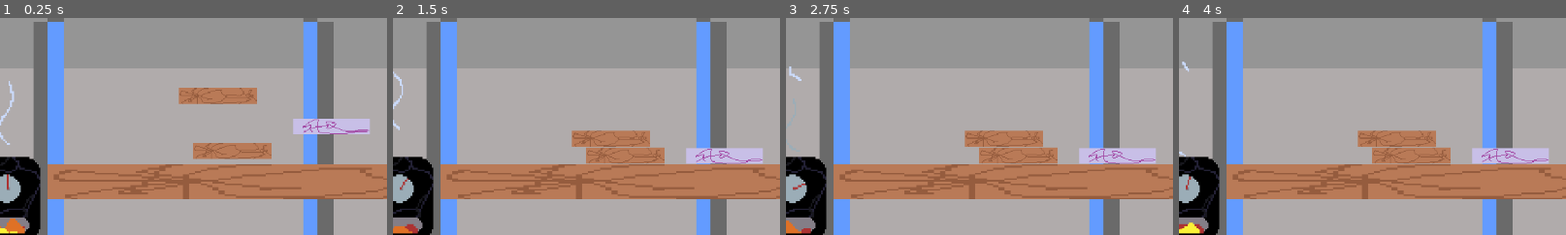
Above: before the commit, frames 1-4 (left to right).
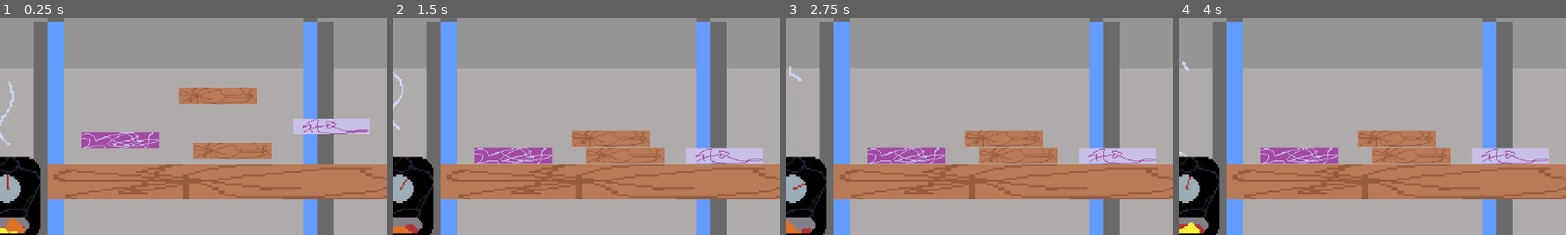
Above: after the commit, the same moments.

Repository: lganic/IEEE-GameJam-2026
Game: Godot game, scene res://scenes/grillscene.tscn
Same seed, same stepped clock (60 frames per second), same inputs: the game is played once before the commit and once after it. This scene is started directly instead of the project's main scene.
Inputs (mouse positions are % of the whole screen's width and height, from its top left):
- Up to frame 1 (0.25 s): no input
- Up to frame 2 (1.5 s): move the mouse to (72, 45) at 0.52 s; click (72, 45) at 0.67 s; move the mouse to (30, 55) at 1.27 s; click (30, 55) at 1.42 s
- Up to frame 3 (2.75 s): move the mouse to (60, 28) at 2.02 s; click (60, 28) at 2.17 s
- Up to frame 4 (4 s): move the mouse to (45, 70) at 2.77 s; click (45, 70) at 2.92 s; move the mouse to (80, 65) at 3.52 s; click (80, 65) at 3.67 s
The pictures show only the part of the screen within x 36-86%, y 37-87%; the shares and areas given below are measured in that part.

The runs differ from the first frame. In frame 1, 1.5% of the frame differs, in the area x 21-42%, y 52-61%; in frame 2, 1.5%; in frame 3, 1.5%; in frame 4, 1.5%.

Commit message:
added poof effect for when items combine

Diff:
--- /dev/null
+++ b/scenes/PoofEffect.tscn
@@ -0,0 +1,16 @@
+[gd_scene format=3 uid="uid://qhlmh263l0vb"]
+
+[ext_resource type="Script" uid="uid://dj7u5kayeyuqx" path="res://scripts/poof_effect.gd" id="1_dfaf7"]
+[ext_resource type="Texture2D" uid="uid://ckvc23u78fflc" path="res://assets/cloud.png" id="2_qbkut"]
+[ext_resource type="AudioStream" uid="uid://c7bhf8fsgd8xi" path="res://audio/poof.wav" id="3_n6cly"]
+
+[node name="PoofEffect" type="Node2D" unique_id=1148412260]
+script = ExtResource("1_dfaf7")
+cloud_texture = ExtResource("2_qbkut")
+cloud_count = 30
+min_scale = 0.3
+max_scale = 0.7
+poof_sound = ExtResource("3_n6cly")
+
+[node name="AudioStreamPlayer2D" type="AudioStreamPlayer2D" parent="." unique_id=2103778990]
+stream = ExtResource("3_n6cly")
--- a/scenes/grillscene.tscn
+++ b/scenes/grillscene.tscn
@@ -5,7 +5,9 @@
 [ext_resource type="PackedScene" uid="uid://emeuqpafmaym" path="res://scenes/grill.tscn" id="3_8npoe"]
 [ext_resource type="PackedScene" uid="uid://cj6hsa6k1v0vu" path="res://scenes/RecipeManager.tscn" id="3_sunuu"]
 [ext_resource type="PackedScene" uid="uid://c7u1b7p4qi6kq" path="res://scenes/FoodItems/bun.tscn" id="4_piee8"]
+[ext_resource type="PackedScene" uid="uid://qhlmh263l0vb" path="res://scenes/PoofEffect.tscn" id="5_fiep1"]
 [ext_resource type="PackedScene" uid="uid://cm856e00iw7c" path="res://scenes/ItemDatabase.tscn" id="5_fyaf1"]
+[ext_resource type="PackedScene" uid="uid://b7qcc61up2mui" path="res://scenes/FoodItems/patty.tscn" id="5_sunuu"]
 [ext_resource type="PackedScene" uid="uid://cf2m1wo0037y8" path="res://scenes/FoodItems/uncooked.tscn" id="6_8npoe"]
 [ext_resource type="Texture2D" uid="uid://ci0f4yi3scu8w" path="res://scenes/FoodItems/bun.png" id="8_y55k7"]
 
@@ -70,6 +72,7 @@
 [node name="Grill" parent="." unique_id=1476349688 instance=ExtResource("3_8npoe")]
 
 [node name="RecipeManager" parent="." unique_id=938388327 instance=ExtResource("3_sunuu")]
+poof_effect_scene = ExtResource("5_fiep1")
 
 [node name="ItemDatabase" parent="." unique_id=173001445 instance=ExtResource("5_fyaf1")]
 
@@ -92,3 +95,6 @@
 [node name="CollisionShape2D" type="CollisionShape2D" parent="StaticBody2D" unique_id=596982912]
 position = Vector2(-0.5, 0)
 shape = SubResource("RectangleShape2D_uv6o0")
+
+[node name="Item4" parent="." unique_id=18287005 instance=ExtResource("5_sunuu")]
+position = Vector2(-28, 13)
--- /dev/null
+++ b/scripts/poof_effect.gd
@@ -0,0 +1,55 @@
+extends Node2D
+
+@export var cloud_texture: Texture2D
+@export var cloud_count: int = 5
+@export var radius: float = 18.0
+@export var lifetime: float = 0.45
+@export var min_scale: float = 0.5
+@export var max_scale: float = 1.0
+@export var poof_sound: AudioStream
+
+var sprites: Array[Sprite2D] = []
+var velocities: Array[Vector2] = []
+var age := 0.0
+
+@onready var audio_player: AudioStreamPlayer2D = $AudioStreamPlayer2D
+
+func _ready() -> void:
+	randomize()
+
+	if poof_sound != null:
+		audio_player.stream = poof_sound
+		audio_player.play()
+
+	for i in cloud_count:
+		var sprite = Sprite2D.new()
+		sprite.texture = cloud_texture
+		sprite.centered = true
+		sprite.z_index = 100
+
+		var angle = randf() * TAU
+		var dist = randf_range(4.0, radius)
+		sprite.position = Vector2.RIGHT.rotated(angle) * dist
+
+		var scale_value = randf_range(min_scale, max_scale)
+		sprite.scale = Vector2.ONE * scale_value
+		sprite.modulate.a = 0.95
+
+		add_child(sprite)
+		sprites.append(sprite)
+
+		var speed = randf_range(20.0, 60.0)
+		velocities.append(Vector2.RIGHT.rotated(angle) * speed)
+
+func _process(delta: float) -> void:
+	age += delta
+	var t = age / lifetime
+
+	for i in sprites.size():
+		var sprite = sprites[i]
+		sprite.position += velocities[i] * delta
+		sprite.scale += Vector2.ONE * delta * 0.8
+		sprite.modulate.a = lerp(0.95, 0.0, t)
+
+	if age >= lifetime:
+		queue_free()
--- a/scripts/recipe_manager.gd
+++ b/scripts/recipe_manager.gd
@@ -1,6 +1,7 @@
 extends Node
 class_name RecipeManager
 
+@export var poof_effect_scene: PackedScene
 @export var check_interval: float = 0.2
 
 var recipes = [
@@ -135,6 +136,8 @@
 
 	spawn_position /= stack.size()
 
+	spawn_poof(spawn_position)
+
 	for item in stack:
 		item.queue_free()
 
@@ -142,3 +145,15 @@
 	var new_item = new_scene.instantiate()
 	new_item.global_position = spawn_position
 	get_tree().current_scene.add_child(new_item)
+
+
+func spawn_poof(pos: Vector2) -> void:
+
+	print("Ran the thing!")
+
+	if poof_effect_scene == null:
+		return
+
+	var poof = poof_effect_scene.instantiate()
+	poof.global_position = pos
+	get_tree().current_scene.add_child(poof)
Binary file added: assets/cloud.png
Not shown, added: assets/cloud.png.import
Not shown, added: audio/poof.wav.import
Not shown, added: scripts/poof_effect.gd.uid
Not shown, added: audio/poof.wav
